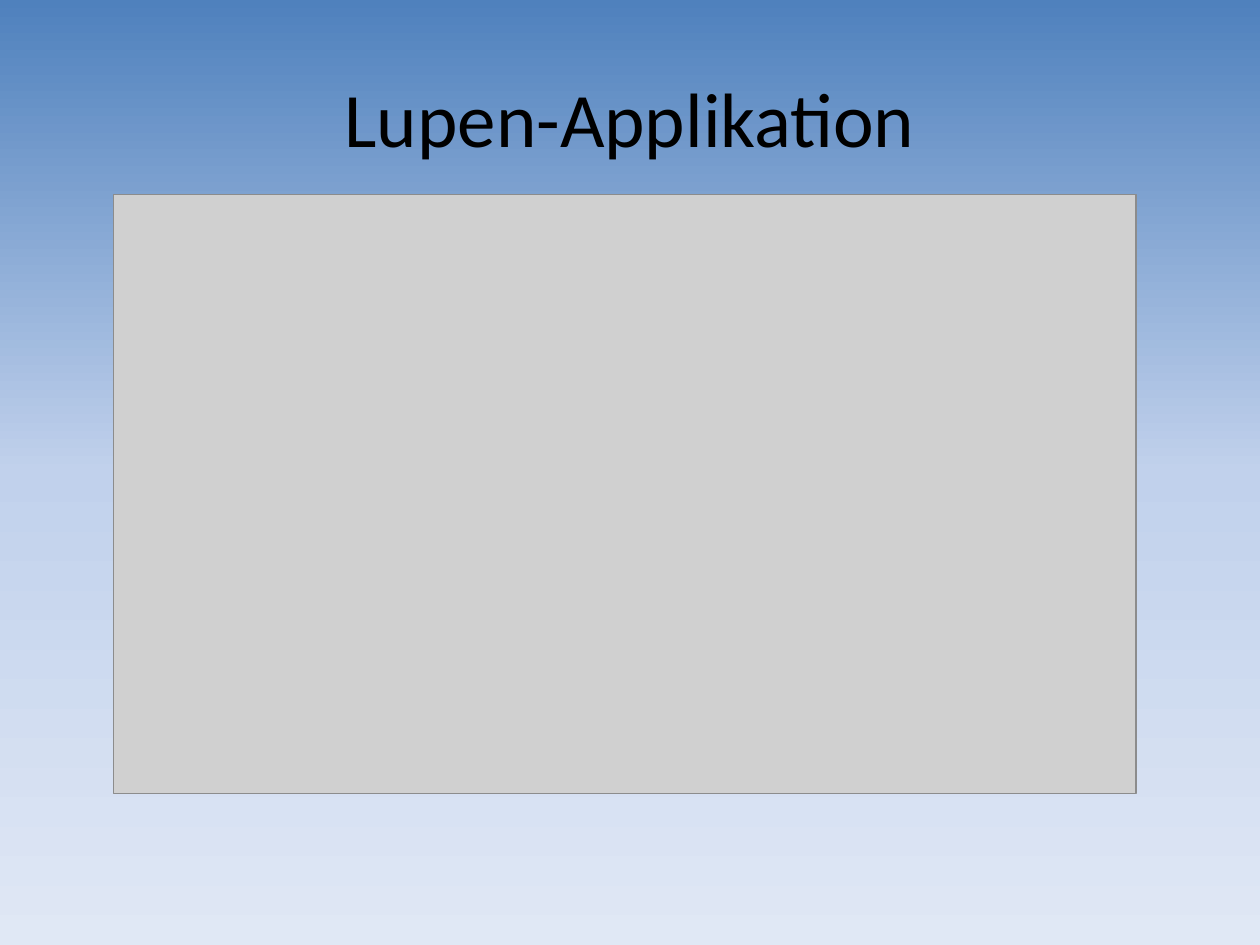
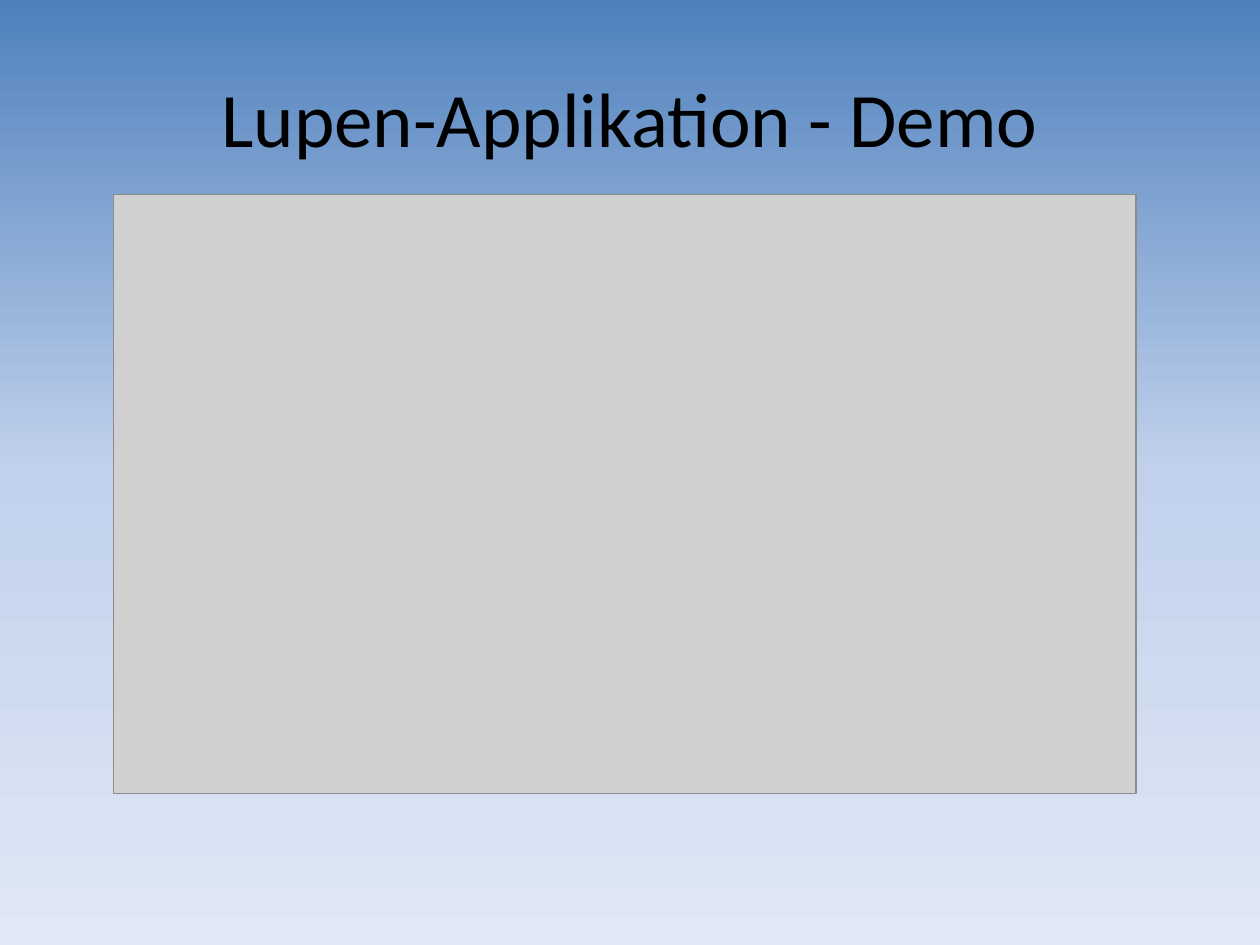
Before and after one commit to mtwords/hand-held, a slide deck: slide 20 of Documents/10_Frameworks_Presentation.pptx (slide 24 before the commit). Drawn at 1260x945 pixels with LibreOffice and Linux fonts; fonts in the diff are those of the drawing; grey boxes stand for pictures. Boxes give left, top, right and bottom in pixels: in the first picture for what was removed or moved away, otherwise in the second. Text is boxed around its words. In the diff, an @@ line names an element or a change of style, - is before the commit and + after.

```diff
--- a/Documents/10_Frameworks_Presentation.pptx
+++ b/Documents/10_Frameworks_Presentation.pptx
@@ title at box(221, 93, 1037, 160): text changed @@
-Lupen-Applikation
+Lupen-Applikation - Demo
```
Also in this commit, not shown: 3 other slides changed, 2 slides added, 5 slides removed.
